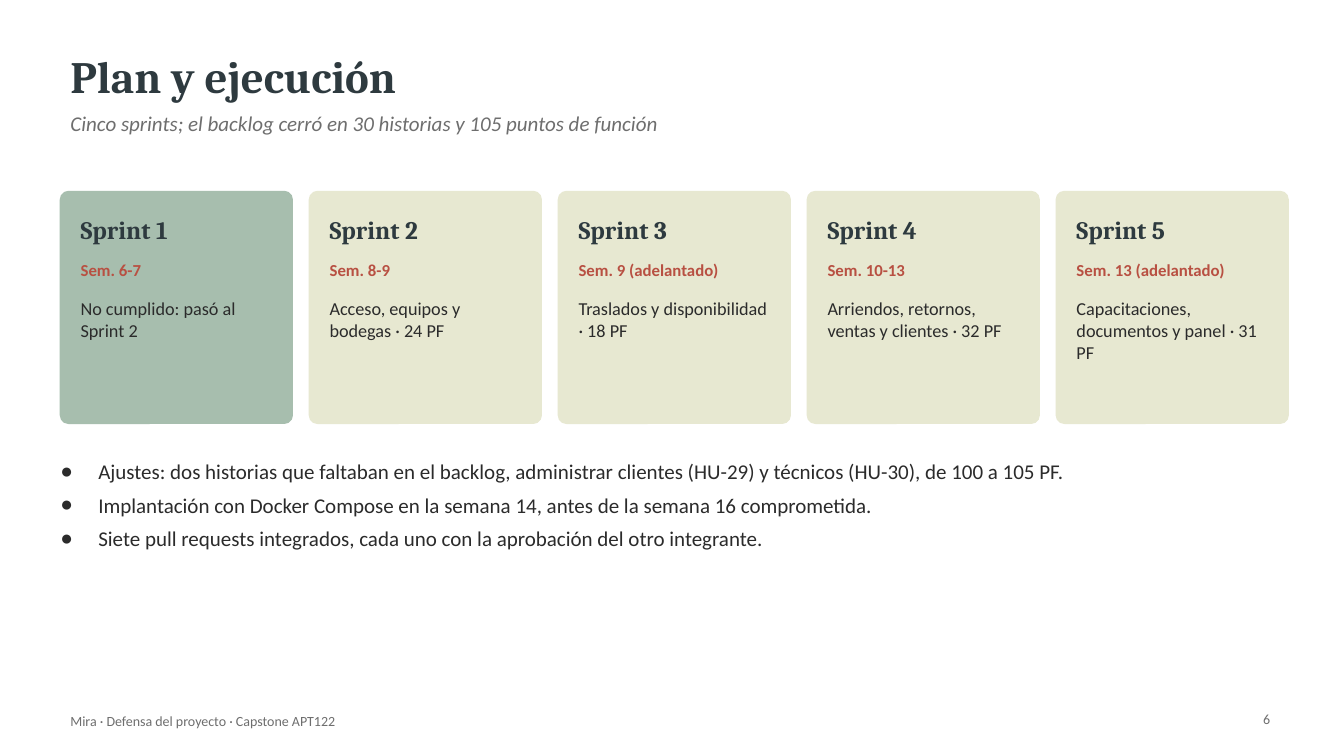
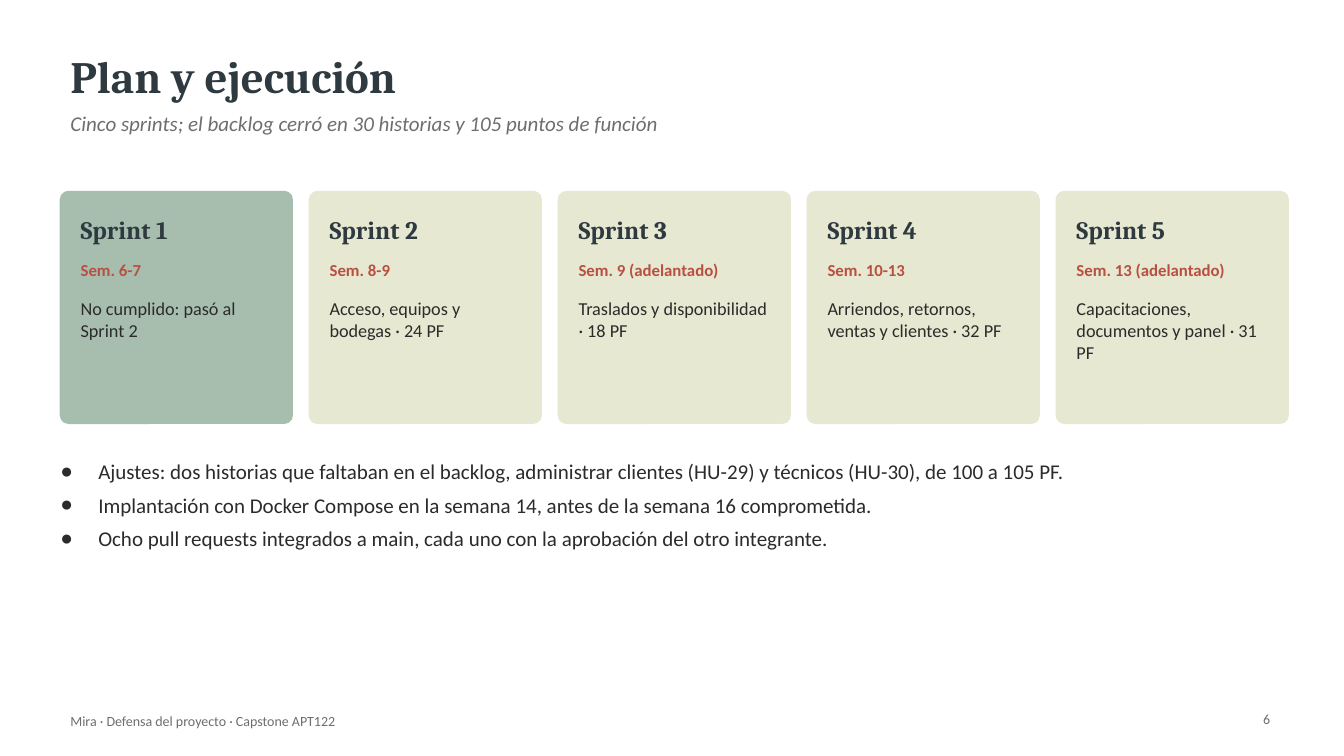
Before and after one commit to gonzaloarenasduoc/Mira, a slide deck: slide 6 of Fase 2/Evidencias Grupales/Presentacion_Defensa_Final.pptx. Drawn at 1344x756 pixels with LibreOffice and Linux fonts; fonts in the diff are those of the drawing. Boxes give left, top, right and bottom in pixels: in the first picture for what was removed or moved away, otherwise in the second. Text is boxed around its words. In the diff, an @@ line names an element or a change of style, - is before the commit and + after.

```diff
--- a/Fase 2/Evidencias Grupales/Presentacion_Defensa_Final.pptx
+++ b/Fase 2/Evidencias Grupales/Presentacion_Defensa_Final.pptx
@@ text at bbox=[98, 531, 827, 550]: text changed @@
-● Siete pull requests integrados, cada uno con la aprobación del otro integrante.
+● Ocho pull requests integrados a main, cada uno con la aprobación del otro integrante.
```
Also in this commit, not shown: 1 other file.
